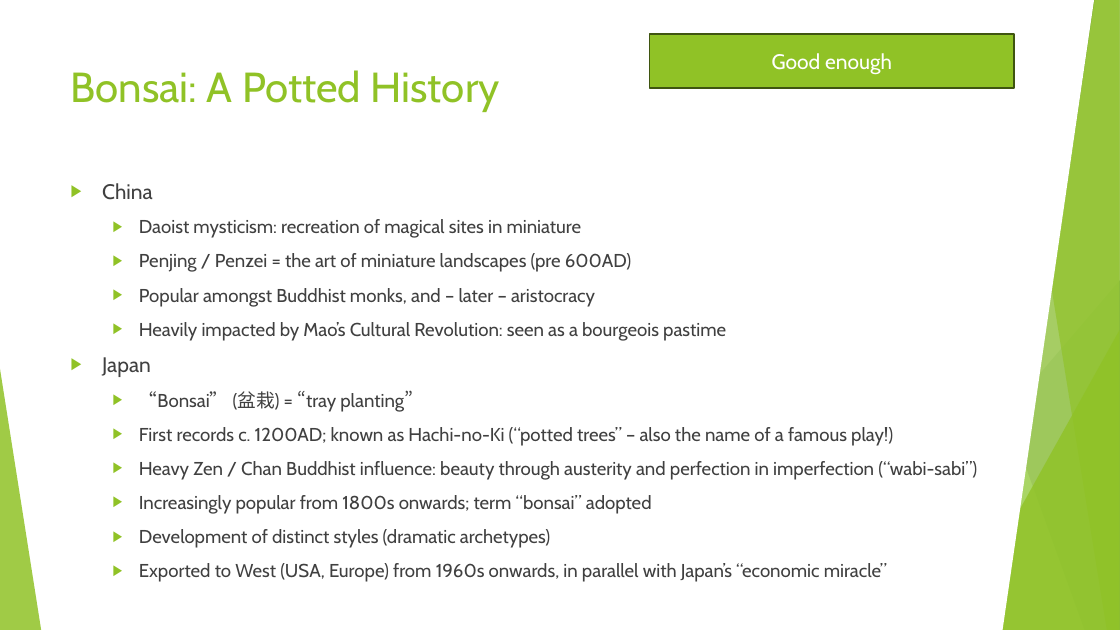
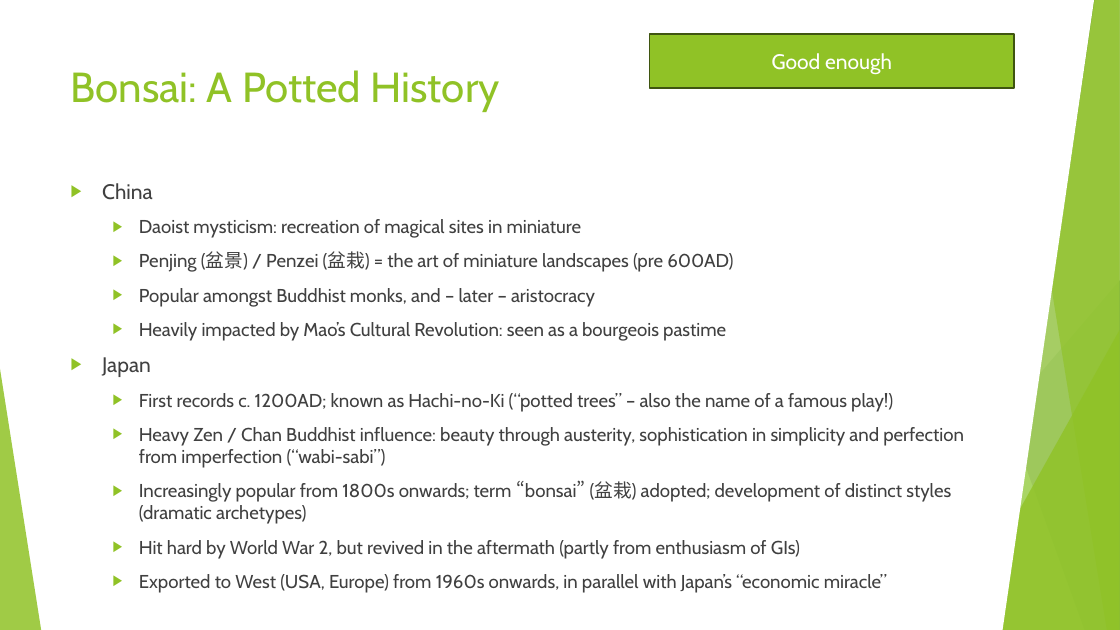
Before and after one commit to AlexLabram/Bonsai, a slide deck: slide 3 of WGCourse/Bonsai On A Budget (running).pptx. Drawn at 1120x630 pixels with LibreOffice and Linux fonts; fonts in the diff are those of the drawing. Boxes give left, top, right and bottom in pixels: in the first picture for what was removed or moved away, otherwise in the second. Text is boxed around its words. In the diff, an @@ line names an element or a change of style, - is before the commit and + after.

Commit message:
Slightly updated wording on "potted history" slide

```diff
--- a/WGCourse/Bonsai On A Budget (running).pptx
+++ b/WGCourse/Bonsai On A Budget (running).pptx
@@ text at [139, 252, 733, 272]: text changed @@
-  ▶ Penjing / Penzei = the art of miniature landscapes (pre 600AD)
+  ▶ Penjing (盆景) / Penzei (盆栽) = the art of miniature landscapes (pre 600AD)
@@ text at [139, 391, 413, 412]: paragraph removed @@
-  ▶ “Bonsai” (盆栽) = “tray planting”
@@ text at [139, 427, 964, 559]: text changed @@
-  ▶ Heavy Zen / Chan Buddhist influence: beauty through austerity and perfection in imperfection (“wabi-sabi”)
-  ▶ Increasingly popular from 1800s onwards; term “bonsai” adopted
-  ▶ Development of distinct styles (dramatic archetypes)
+  ▶ Heavy Zen / Chan Buddhist influence: beauty through austerity, sophistication in simplicity and perfection from imperfection (“wabi-sabi”)
+  ▶ Increasingly popular from 1800s onwards; term “bonsai” (盆栽) adopted; development of distinct styles (dramatic archetypes)
+  ▶ Hit hard by World War 2, but revived in the aftermath (partly from enthusiasm of GIs)
```
Also in this commit, not shown: 2 other slides changed, 1 slide added.
